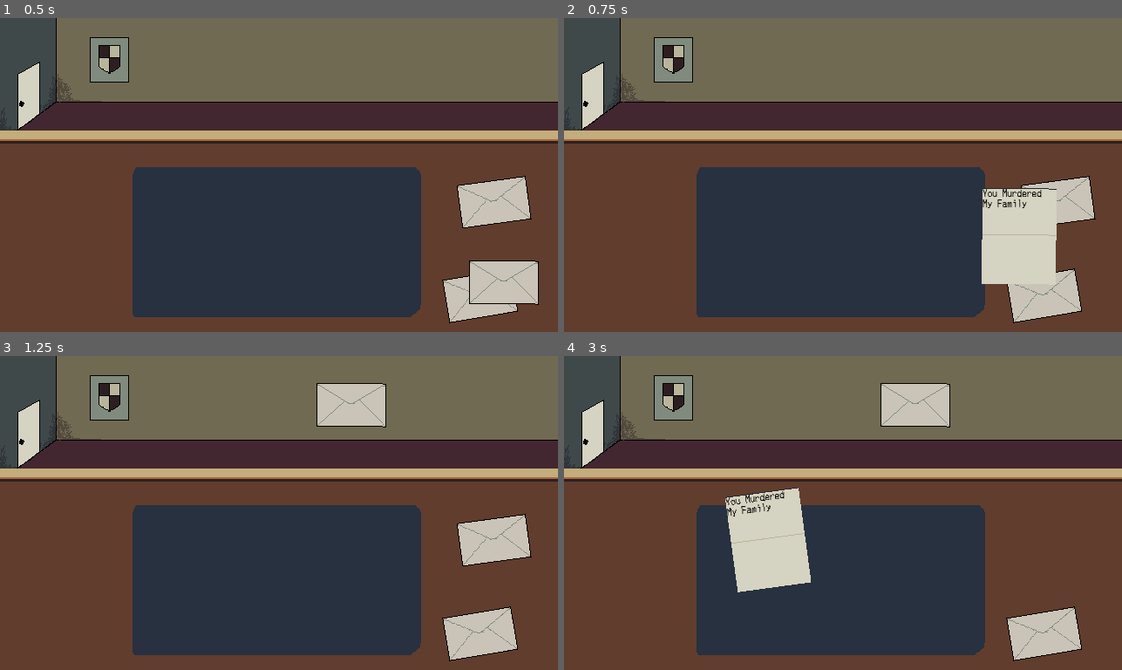
Above: before the commit, frames 1-4 (two rows, left to right).
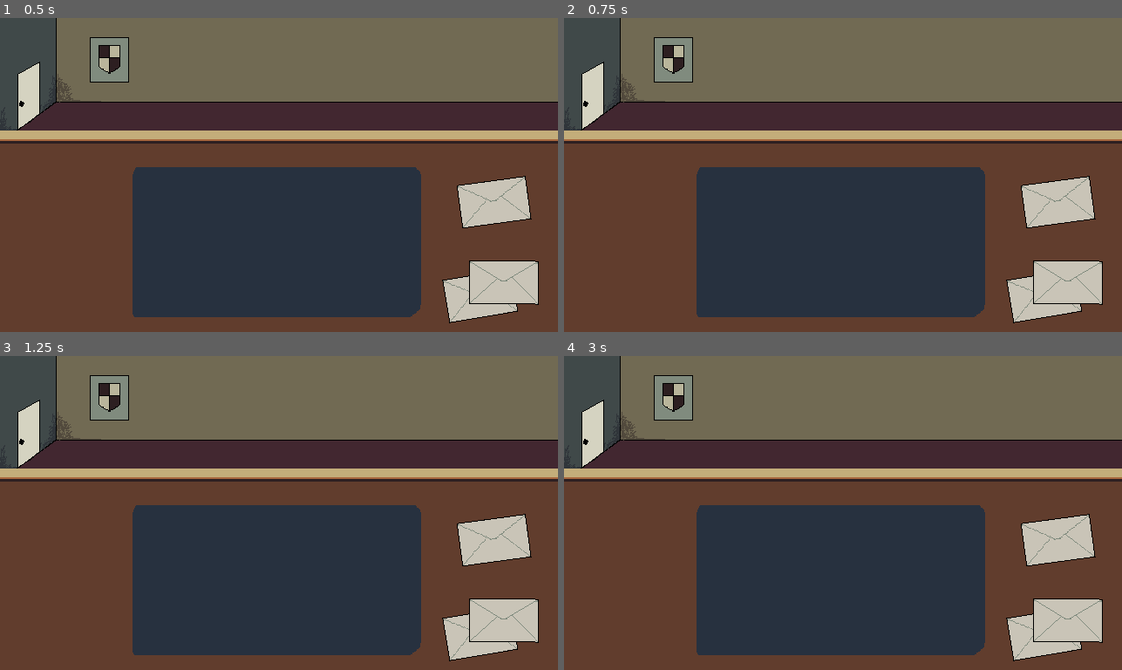
Above: after the commit, the same moments.

Repository: nanda-gopal-sb/sentenced
Game: Godot game, scene res://scenes/ChamberScene.tscn
The game is run twice, just before and just after one commit, with the same random seed, the same clock (stepped at 60 frames per second) and the same inputs. This scene is started directly instead of the project's main scene.
Inputs (mouse positions are in pixels of both pictures, inside the frame that each line leads up to):
- Up to frame 1 (0.5 s): no input
- Up to frame 2 (0.75 s): tap Enter at 0.5 s; drag from (1049, 322) to (898, 105) at 0.52 s
- Up to frame 3 (1.25 s): no input
- Up to frame 4 (3 s): tap Space at 1.25, 2.75 s; drag from (1066, 566) to (815, 575) at 1.27 s; tap Enter at 2 s; move the mouse to (915, 431) at 2.02 s; click (915, 431) at 2.17 s; drag from (815, 575) to (675, 465) at 2.77 s

Frame 1 is identical in both runs. In frame 2, 4.0% of the frame differs, in the area x 74-97%, y 54-92%; in frame 3, 2.8%; in frame 4, 8.6%, in the area x 28-97%, y 8-92%.

Commit message:
feat : changes to the dragging function

Diff:
--- a/scenes/ChamberScene.tscn
+++ b/scenes/ChamberScene.tscn
@@ -54,8 +54,8 @@
 
 [node name="MiddleZone" type="ReferenceRect" parent="DeskSurface/LayoutGuild" unique_id=472956945]
 layout_mode = 0
-offset_left = 160.0
-offset_right = 480.0
+offset_left = 159.0
+offset_right = 479.0
 offset_bottom = 228.0
 border_color = Color(0.25957474, 0.55736077, 0.80812305, 1)
 
--- a/scenes/components/envelope_item.tscn
+++ b/scenes/components/envelope_item.tscn
@@ -7,8 +7,8 @@
 [node name="EnvelopeItem" type="Control" unique_id=256315803]
 layout_mode = 3
 anchors_preset = 0
-offset_right = 87.0
-offset_bottom = 110.0
+offset_right = 76.0
+offset_bottom = 50.0
 script = ExtResource("1_wkdig")
 
 [node name="TextureRect" type="TextureRect" parent="." unique_id=1368708153]
--- a/scripts/game/envelop_dragging.gd
+++ b/scripts/game/envelop_dragging.gd
@@ -5,6 +5,8 @@
 
 @onready var texture_rect: TextureRect = $TextureRect
 @onready var document_text: RichTextLabel = $DocumentText
+const BASELINE_WIDTH: float = 80.0
+const BASELINE_HEIGHT: float = 50.0
 
 var middle_zone: ReferenceRect
 var is_dragging: bool = false
@@ -41,16 +43,30 @@
 		global_position = get_global_mouse_position() - drag_offset
 
 func check_zone_collision() -> void:
-	var my_rect = Rect2(global_position, size)
+	# 1. Define the Rect2 for both the envelope and the middle zone
+	var stable_size = Vector2(BASELINE_WIDTH, BASELINE_HEIGHT)
+	var my_rect = Rect2(global_position, stable_size)
+
 	var zone_rect = Rect2(middle_zone.global_position, middle_zone.size)
 
-	if my_rect.intersects(zone_rect):
+	# 3. Calculate areas
+	var intersection_rect = my_rect.intersection(zone_rect)
+
+	# 3. Calculate areas using the fixed baseline
+	var my_area = my_rect.get_area() # Will always be 4000
+	var overlap_area = intersection_rect.get_area()
+
+	if overlap_area >= (my_area * 0.5):
 		if texture_rect.texture != TEXTURE_OPENED:
+			size = Vector2(90, 110)  # Enlarge the letter when it unfolds on the mat
+			rotation_degrees = 0.0  # Straighten the letter when it unfolds on the mat
 			texture_rect.texture = TEXTURE_OPENED
 			# Show the text layer when unfolded on the mat
 			document_text.visible = true
 	else:
 		if texture_rect.texture != TEXTURE_CLOSED:
+			size = Vector2(76, 50)  # Shrink the letter back down when thrown off the mat
+			rotation_degrees = randf_range(-12.0, 12.0)  # Reapply a random tilt when thrown back into the envelope pile
 			texture_rect.texture = TEXTURE_CLOSED
 			# Hide the text completely when thrown off the mat back into an envelope
 			document_text.visible = false
